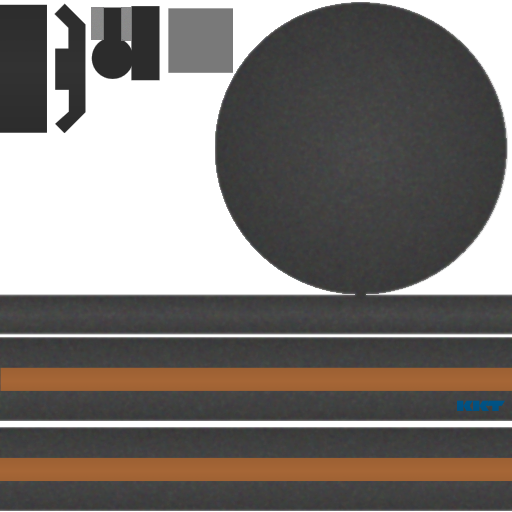
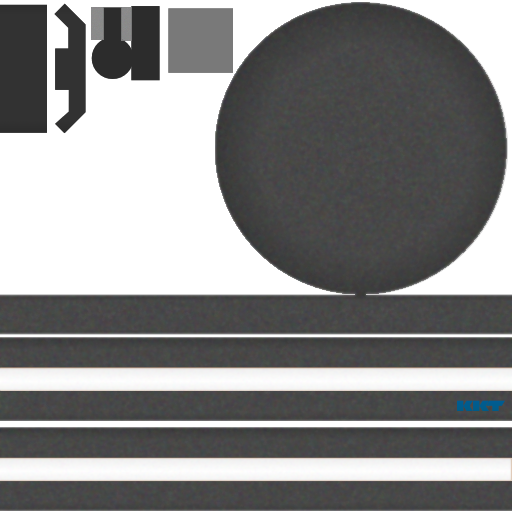
Layer changes from the first 512x512 image to the second:
"Effetti2": blend multiply → darken over [0, 3, 233, 133]
"Effetti": blend multiply → darken over [0, 3, 512, 511]
added layer "motivo-bianco.png" above "motivo.png" over [0, 3, 512, 482]
